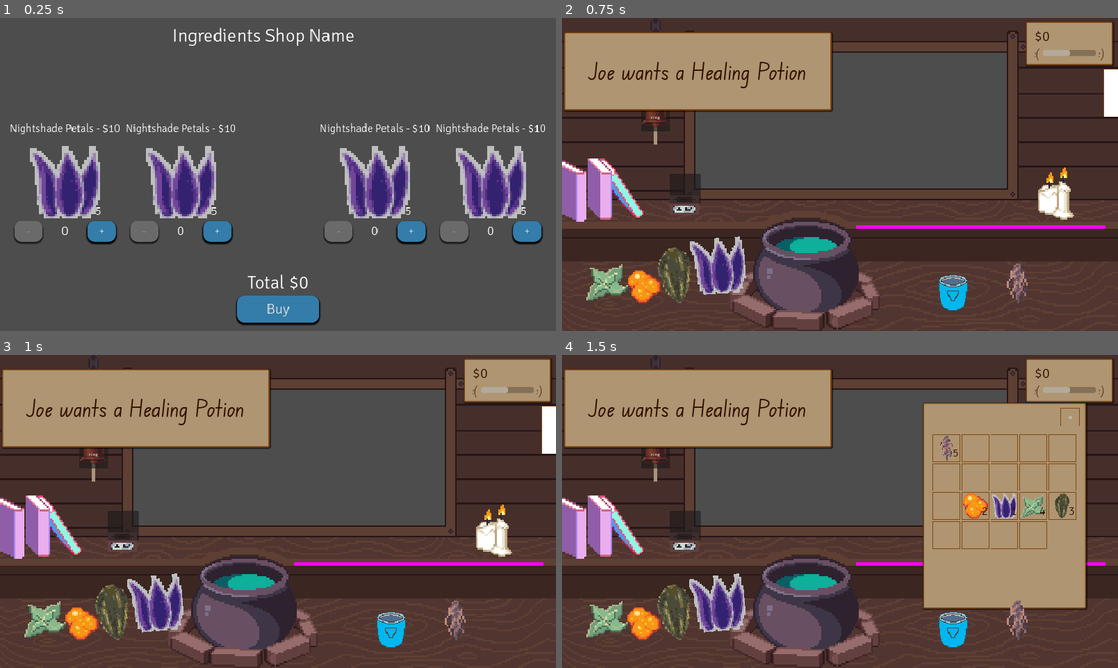
Above: before the commit, frames 1-4 (two rows, left to right).
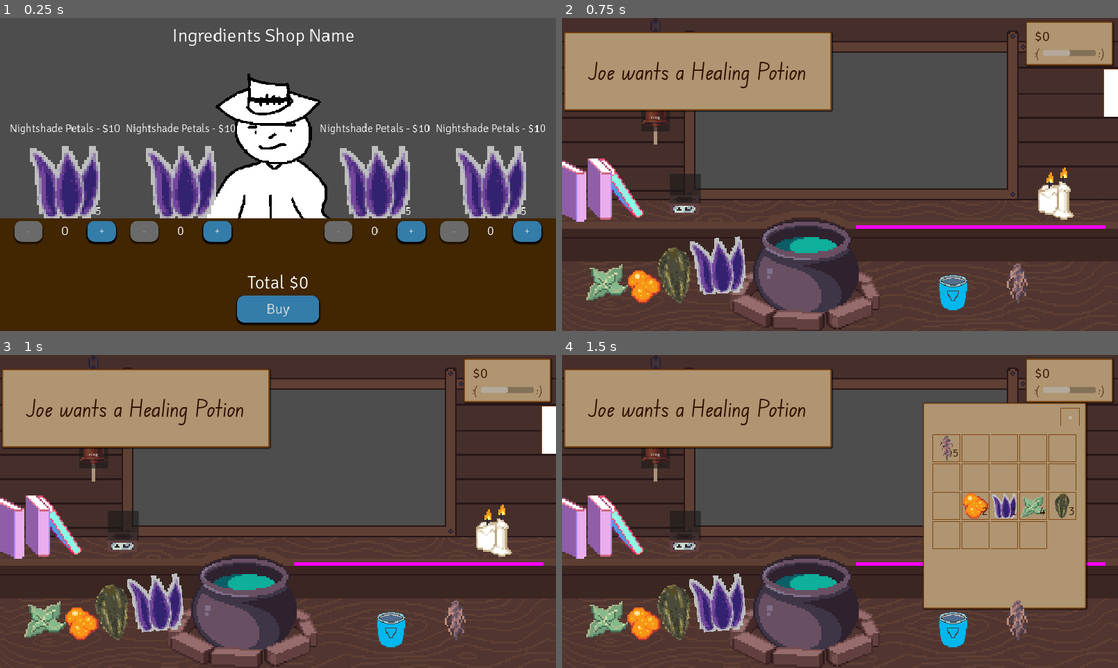
Above: after the commit, the same moments.

Repository: HuskyGameDev/2024s-team3
Game: Godot game, scene res://Scenes/Screens/NightShop/NightShop.tscn
The game is run twice, just before and just after one commit, with the same random seed, the same clock (stepped at 60 frames per second) and the same inputs. This scene is started directly instead of the project's main scene.
Inputs (mouse positions are in pixels of both pictures, inside the frame that each line leads up to):
- Up to frame 1 (0.25 s): no input
- Up to frame 2 (0.75 s): click "Buy" at 0.5 s
- Up to frame 3 (1 s): no input
- Up to frame 4 (1.5 s): click (1112, 430) at 1.25 s

The runs differ from the first frame. In frame 1, 38% of the frame differs, in the area x 0-100%, y 17-100%; in frame 2, nothing differs; in frame 3, nothing differs; in frame 4, nothing differs.

Commit message:
ingredient shop visuals

Diff:
--- a/Assets/Themes/NightMenuTheme.tres
+++ b/Assets/Themes/NightMenuTheme.tres
@@ -61,6 +61,9 @@
 shadow_size = 5
 shadow_offset = Vector2(0, 5)
 
+[sub_resource type="StyleBoxFlat" id="StyleBoxFlat_i320g"]
+bg_color = Color(0.254902, 0.14902, 0.00392157, 1)
+
 [sub_resource type="StyleBoxFlat" id="StyleBoxFlat_7vu7k"]
 bg_color = Color(0.6, 0.6, 0.6, 0)
 
@@ -72,4 +75,5 @@
 Button/styles/normal = SubResource("StyleBoxFlat_fui6b")
 Button/styles/pressed = SubResource("StyleBoxFlat_h1blo")
 Label/fonts/font = ExtResource("1_bhdm5")
+Panel/styles/panel = SubResource("StyleBoxFlat_i320g")
 PanelContainer/styles/panel = SubResource("StyleBoxFlat_7vu7k")
--- a/Scenes/Screens/NightShop/NightShop.tscn
+++ b/Scenes/Screens/NightShop/NightShop.tscn
@@ -1,7 +1,8 @@
-[gd_scene load_steps=3 format=3 uid="uid://d2j3rg4f5xnau"]
+[gd_scene load_steps=4 format=3 uid="uid://d2j3rg4f5xnau"]
 
 [ext_resource type="Script" path="res://Scripts/nightShop.gd" id="1_0wg31"]
 [ext_resource type="Theme" uid="uid://c4l3g5vcxwkhn" path="res://Assets/Themes/NightMenuTheme.tres" id="1_lylop"]
+[ext_resource type="Texture2D" uid="uid://b7a4u0nuntxrg" path="res://Assets/Sprites/Customers/customer1.png" id="3_hxks6"]
 
 [node name="NightShop" type="Control"]
 layout_mode = 3
@@ -14,6 +15,37 @@
 grow_vertical = 2
 theme = ExtResource("1_lylop")
 script = ExtResource("1_0wg31")
+
+[node name="TextureRect" type="TextureRect" parent="."]
+custom_minimum_size = Vector2(700, 0)
+layout_mode = 1
+anchors_preset = 8
+anchor_left = 0.5
+anchor_top = 0.5
+anchor_right = 0.5
+anchor_bottom = 0.5
+offset_left = -350.0
+offset_top = -432.742
+offset_right = 350.0
+offset_bottom = 432.742
+grow_horizontal = 2
+grow_vertical = 2
+texture = ExtResource("3_hxks6")
+expand_mode = 5
+stretch_mode = 6
+
+[node name="Panel" type="Panel" parent="."]
+custom_minimum_size = Vector2(0, 398)
+layout_mode = 1
+anchors_preset = -1
+anchor_top = 1.0
+anchor_right = 1.0
+anchor_bottom = 1.0
+offset_left = -10.0
+offset_right = 10.0
+offset_bottom = 30.0
+grow_horizontal = 2
+grow_vertical = 0
 
 [node name="ShopNameLabel" type="Label" parent="."]
 layout_mode = 1
Not shown: 1 places in Assets/Themes/NightMenuTheme.tres that only renumber resources
